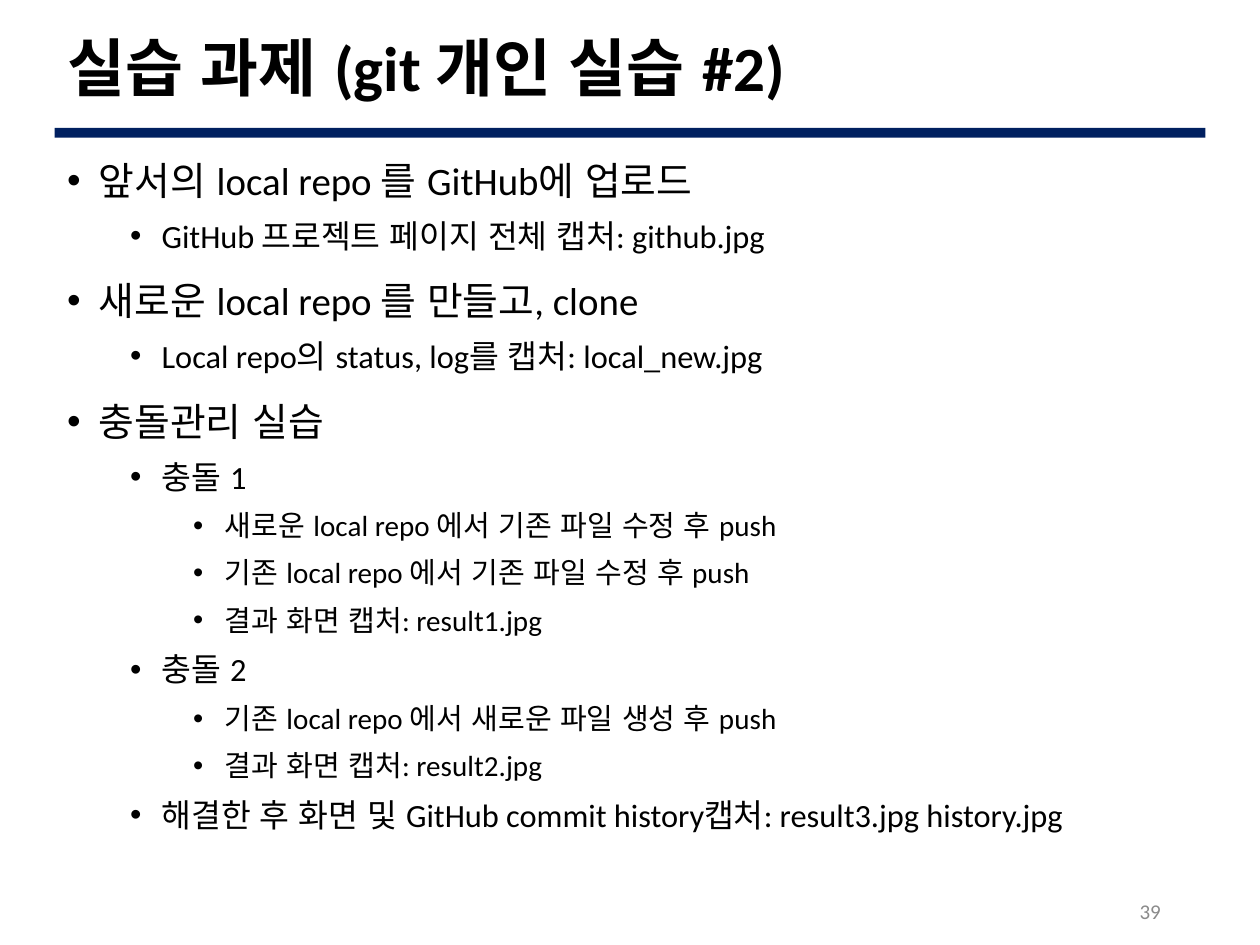
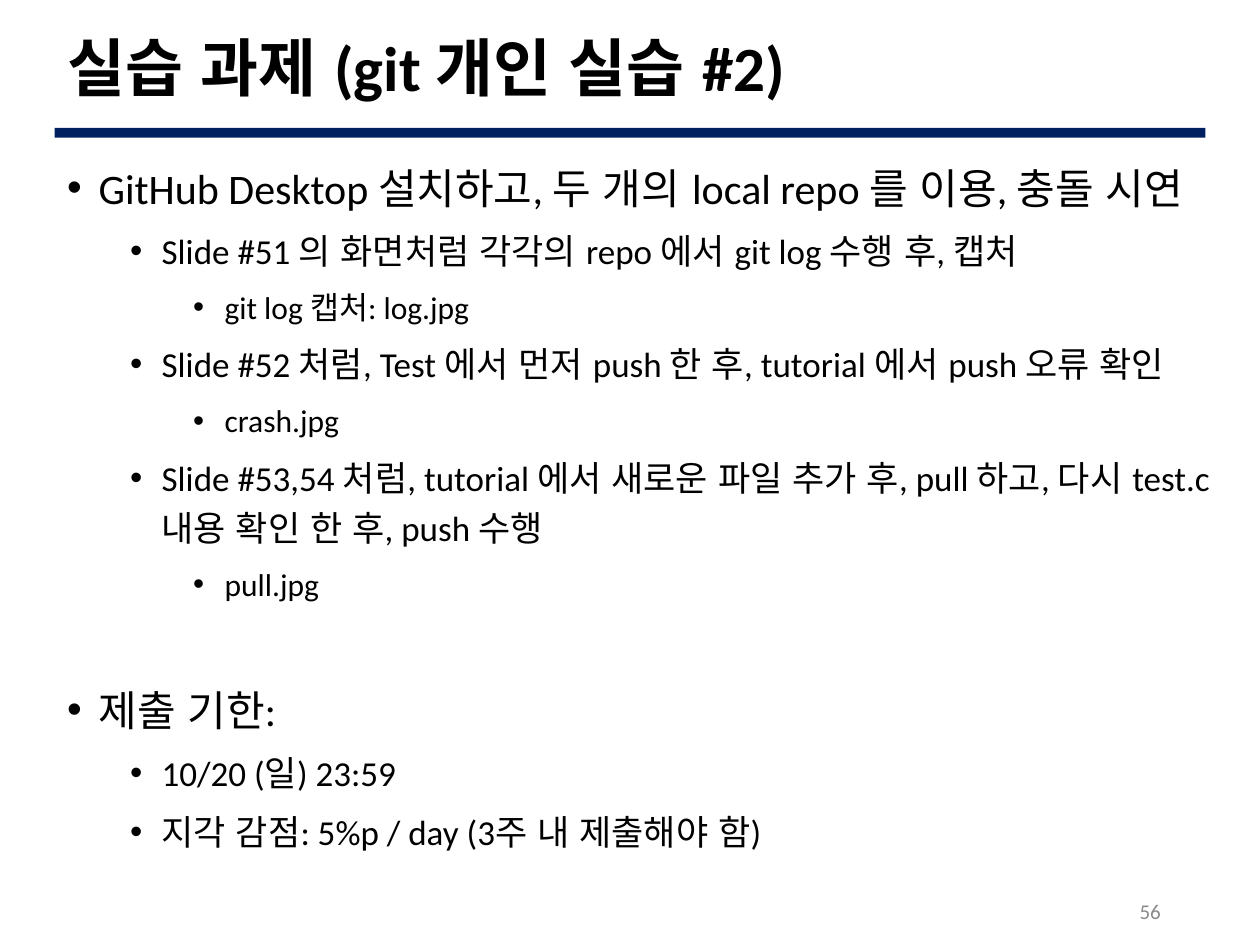
Before and after one commit to JBNU-JEduTools/osscourse, a slide deck: slide 56 of Slides/5. Git 초급.pptx (slide 39 before the commit). Drawn at 1260x945 pixels with LibreOffice and Linux fonts; fonts in the diff are those of the drawing; background and template pictures are left out. Boxes give left, top, right and bottom in pixels: in the first picture for what was removed or moved away, otherwise in the second. Text is boxed around its words. In the diff, an @@ line names an element or a change of style, - is before the commit and + after.

```diff
--- a/Slides/5. Git 초급.pptx
+++ b/Slides/5. Git 초급.pptx
@@ text at <box>99,169,1209,851</box>: text changed; size 18.5 to 20 pt @@
-• 앞서의 local repo 를 GitHub에 업로드
-  • GitHub 프로젝트 페이지 전체 캡처: github.jpg
-• 새로운 local repo 를 만들고, clone
-  • Local repo의 status, log를 캡처: local_new.jpg
-• 충돌관리 실습
-  • 충돌 1
-    • 새로운 local repo 에서 기존 파일 수정 후 push
-    • 기존 local repo 에서 기존 파일 수정 후 push
-    • 결과 화면 캡처: result1.jpg
-  • 충돌 2
-    • 기존 local repo 에서 새로운 파일 생성 후 push
-    • 결과 화면 캡처: result2.jpg
-  • 해결한 후 화면 및 GitHub commit history캡처: result3.jpg history.jpg
+• GitHub Desktop 설치하고, 두 개의 local repo 를 이용, 충돌 시연
+  • Slide #51 의 화면처럼 각각의 repo 에서 git log 수행 후, 캡처
+    • git log 캡처: log.jpg
+  • Slide #52 처럼, Test 에서 먼저 push 한 후, tutorial 에서 push 오류 확인
+    • crash.jpg
+  • Slide #53,54 처럼, tutorial 에서 새로운 파일 추가 후, pull 하고, 다시 test.c 내용 확인 한 후, push 수행
+    • pull.jpg
+• 제출 기한:
+  • 10/20 (일) 23:59
+  • 지각 감점: 5%p / day (3주 내 제출해야 함)
@@ page number at <box>1140,905,1161,919</box>: text changed @@
-39
+56
```
Also in this commit, not shown: 5 other slides changed, 9 other files.
